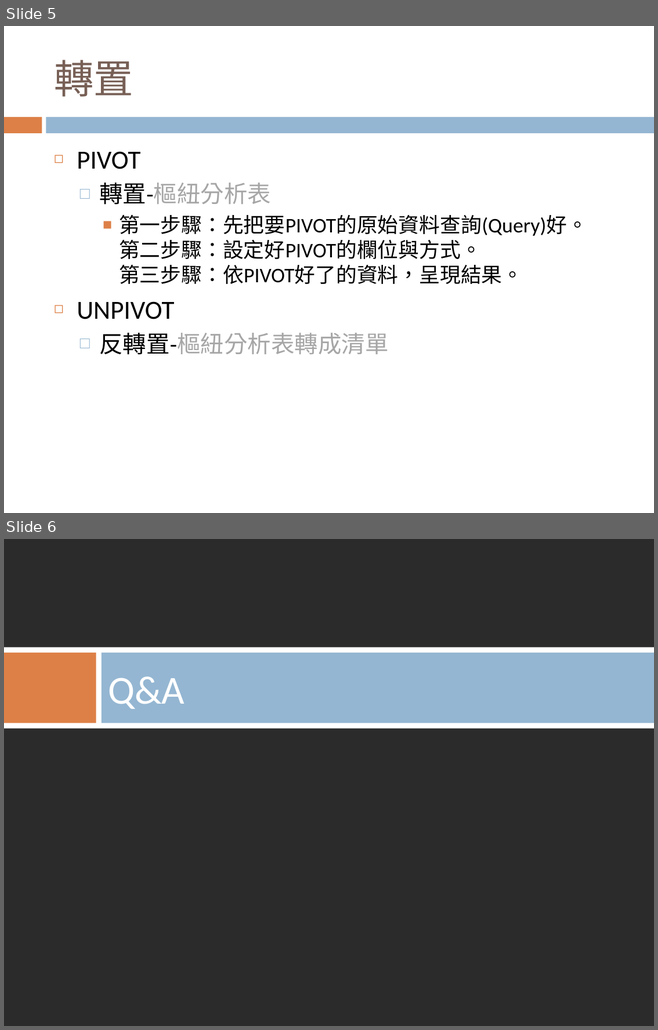
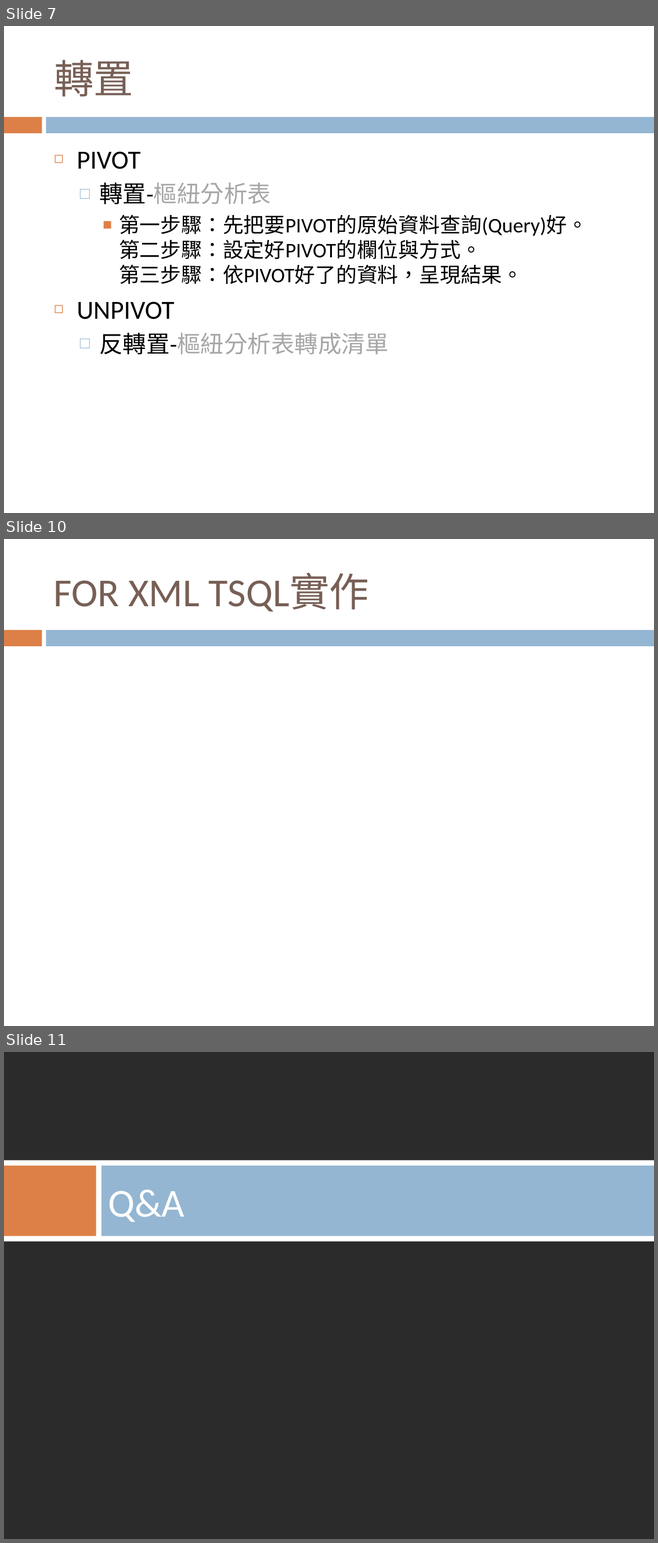
Before and after one commit to Glenn-Cowell/Practice, a slide deck: 20140704-Glenn-TSQL 函式介紹/TSQL 教學.pptx. Shown one above the other, each under a label of ours: slides 5 and 6 before the commit, slides 7, 10 and 11 after it; the slides between them are not shown. The pictures are 658x1030 and 658x1543 pixels, drawn with LibreOffice and Linux fonts; fonts in the diff are those of the drawing; background and template pictures are left out; a plain dark background stands for a picture behind light text. Boxes give left, top, right and bottom in pixels: in the first picture for what was removed or moved away, otherwise in the second. Text is boxed around its words. In the diff, an @@ line names an element or a change of style, - is before the commit and + after.

```diff
--- a/20140704-Glenn-TSQL 函式介紹/TSQL 教學.pptx
+++ b/20140704-Glenn-TSQL 函式介紹/TSQL 教學.pptx
@@ slide 10 added at (4,539,654,1026), background #FFFFFF; not listed: 2 template elements that a slide beside it also shows @@
@@ title added at (54,573,369,611), 44 pt, text #775F55 @@
+FOR XML TSQL實作
@@ what was slide 5 is now slide 7 @@
@@ what was slide 6 is now slide 11 @@
```
Also in this commit, not shown: 1 slide changed, 4 other slides added, 1 other file.
